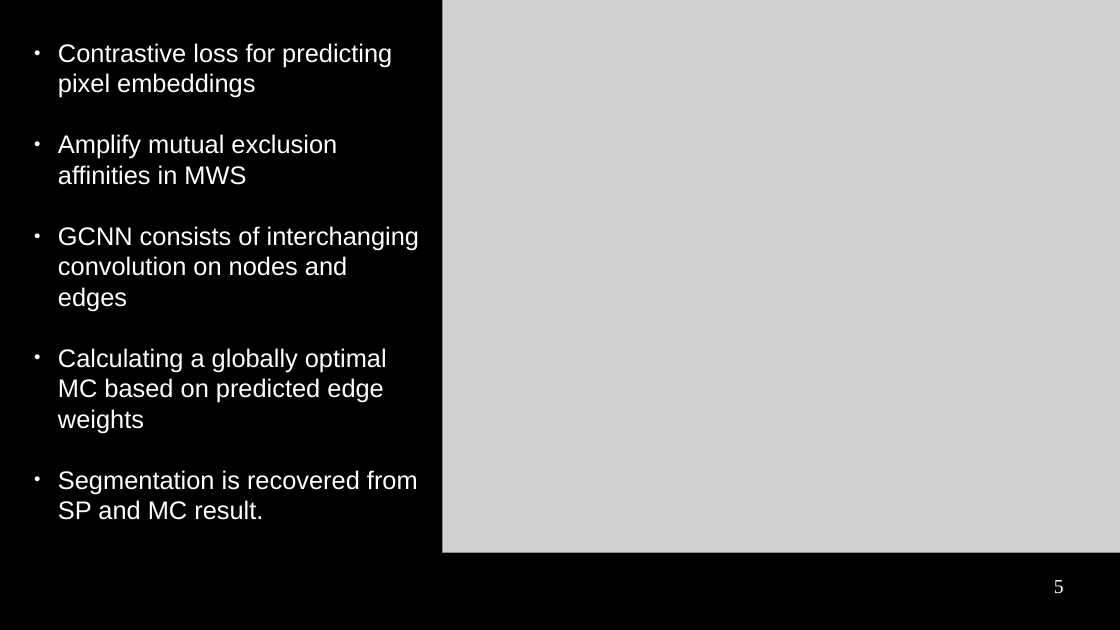
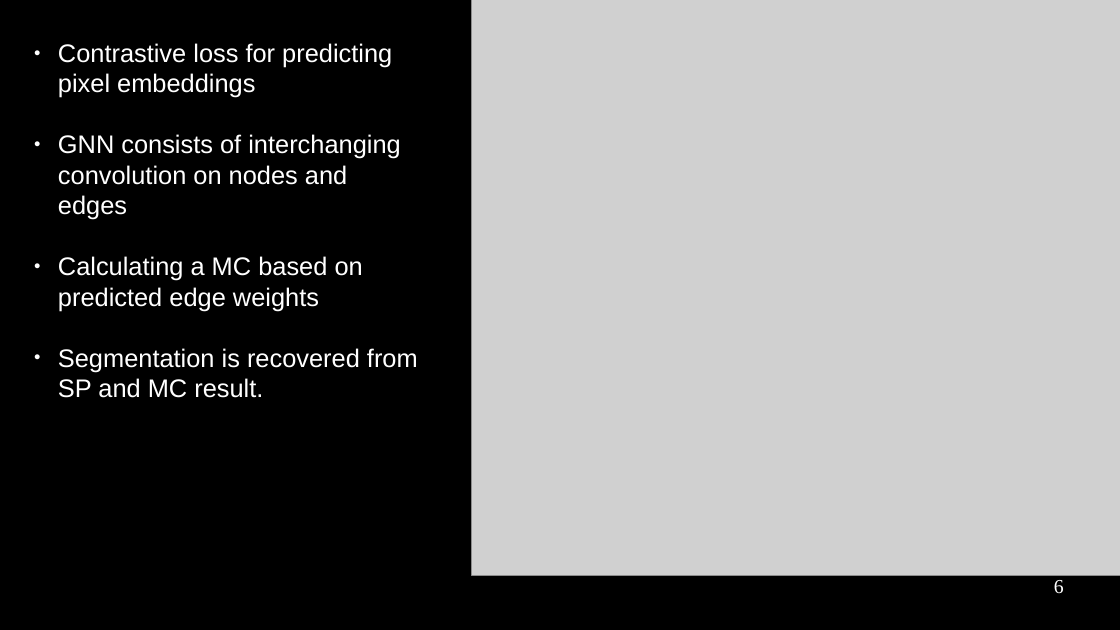
Before and after one commit to paulhfu/sideProject, a slide deck: slide 6 of thesis/presentation/pres.odp (slide 5 before the commit). Drawn at 1120x630 pixels with LibreOffice and Linux fonts; fonts in the diff are those of the drawing; grey boxes stand for pictures. Boxes give left, top, right and bottom in pixels: in the first picture for what was removed or moved away, otherwise in the second. Text is boxed around its words. In the diff, an @@ line names an element or a change of style, - is before the commit and + after.

```diff
--- a/thesis/presentation/pres.odp
+++ b/thesis/presentation/pres.odp
@@ picture: place and size @@
-picture at [442, 0, 1120, 553]
+picture at [473, 0, 1120, 575]
@@ text at [58, 134, 400, 311]: text changed @@
-● Amplify mutual exclusion affinities in MWS
-● GCNN consists of interchanging convolution on nodes and edges
-● Calculating a globally optimal MC based on predicted edge weights
+● GNN consists of interchanging convolution on nodes and edges
+● Calculating a MC based on predicted edge weights
@@ page number at [1054, 580, 1064, 594]: text changed @@
-5
+6
```
Also in this commit, not shown: 10 other slides changed, 4 slides added, 2 slides removed, 1 other file.
